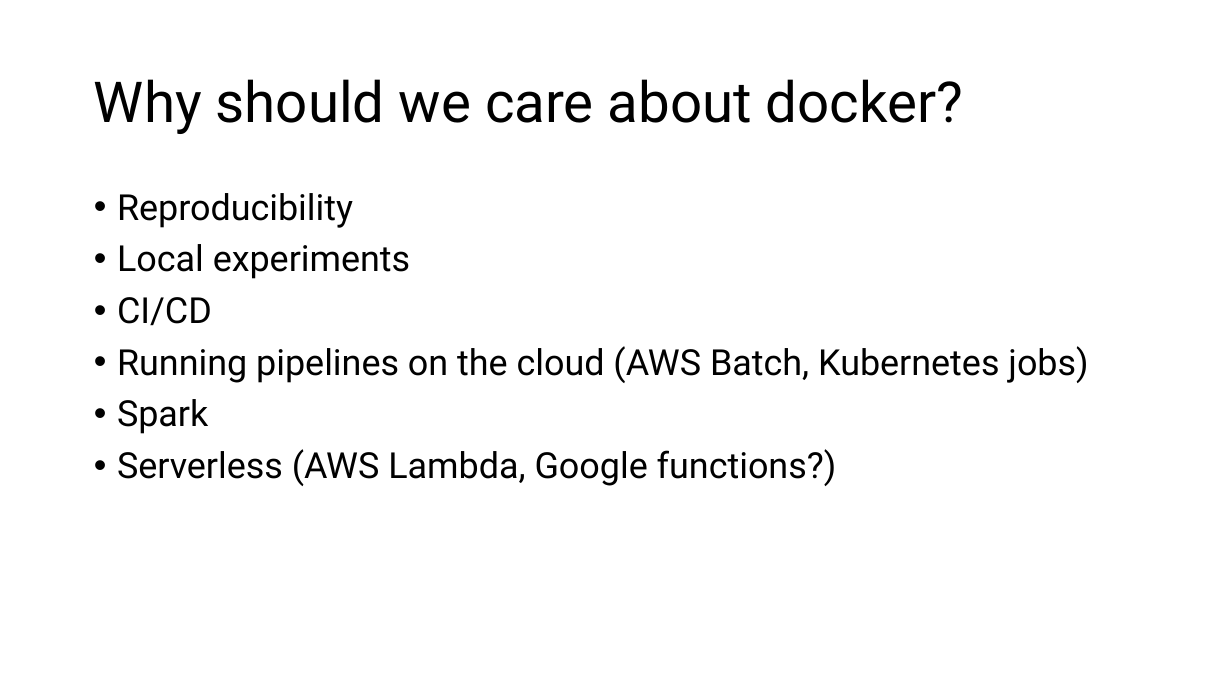
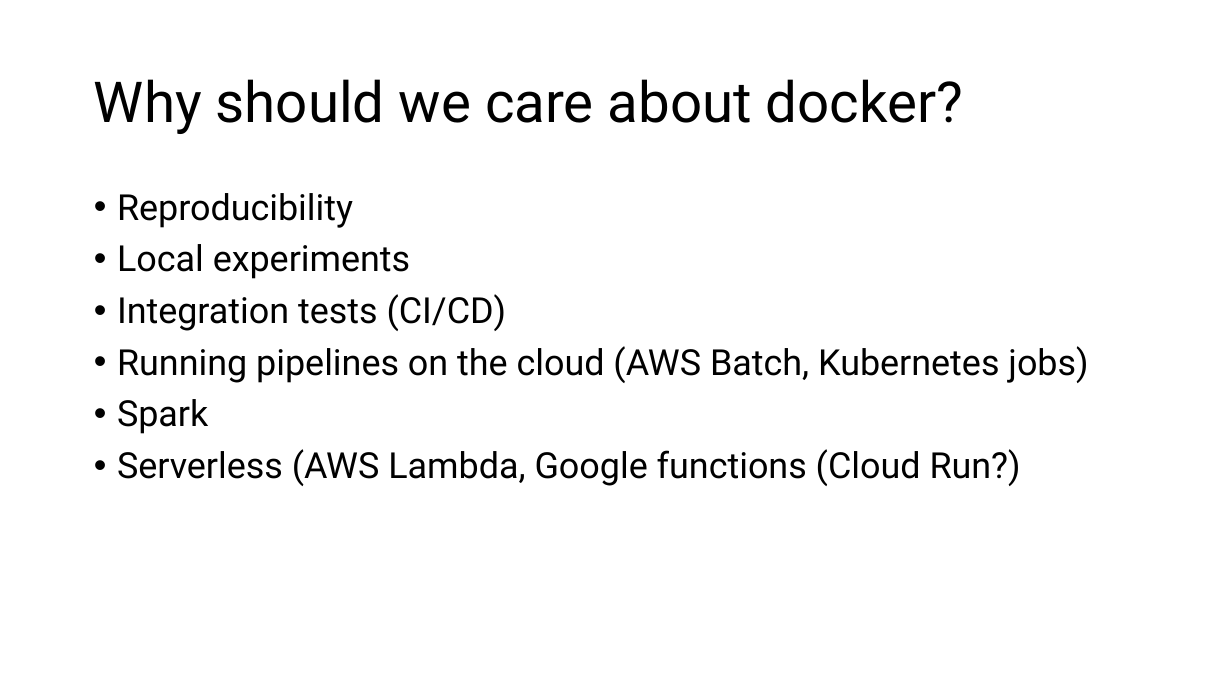
Before and after one commit to BarnaDoeme/Data_Engineering_Zoomcamp, a slide deck: slide 5 of Pipeline.pptx. Drawn at 1232x693 pixels with LibreOffice and Linux fonts; fonts in the diff are those of the drawing. Boxes give left, top, right and bottom in pixels: in the first picture for what was removed or moved away, otherwise in the second. Text is boxed around its words. In the diff, an @@ line names an element or a change of style, - is before the commit and + after.

Commit message:
docker_babysteps

```diff
--- a/Pipeline.pptx
+++ b/Pipeline.pptx
@@ text at <box>117,294,507,331</box>: text changed @@
-• CI/CD
+• Integration tests (CI/CD)
@@ text at <box>117,449,1021,486</box>: text changed @@
-• Serverless (AWS Lambda, Google functions?)
+• Serverless (AWS Lambda, Google functions (Cloud Run?)
```
Also in this commit, not shown: 1 other slide changed, 3 other files.
